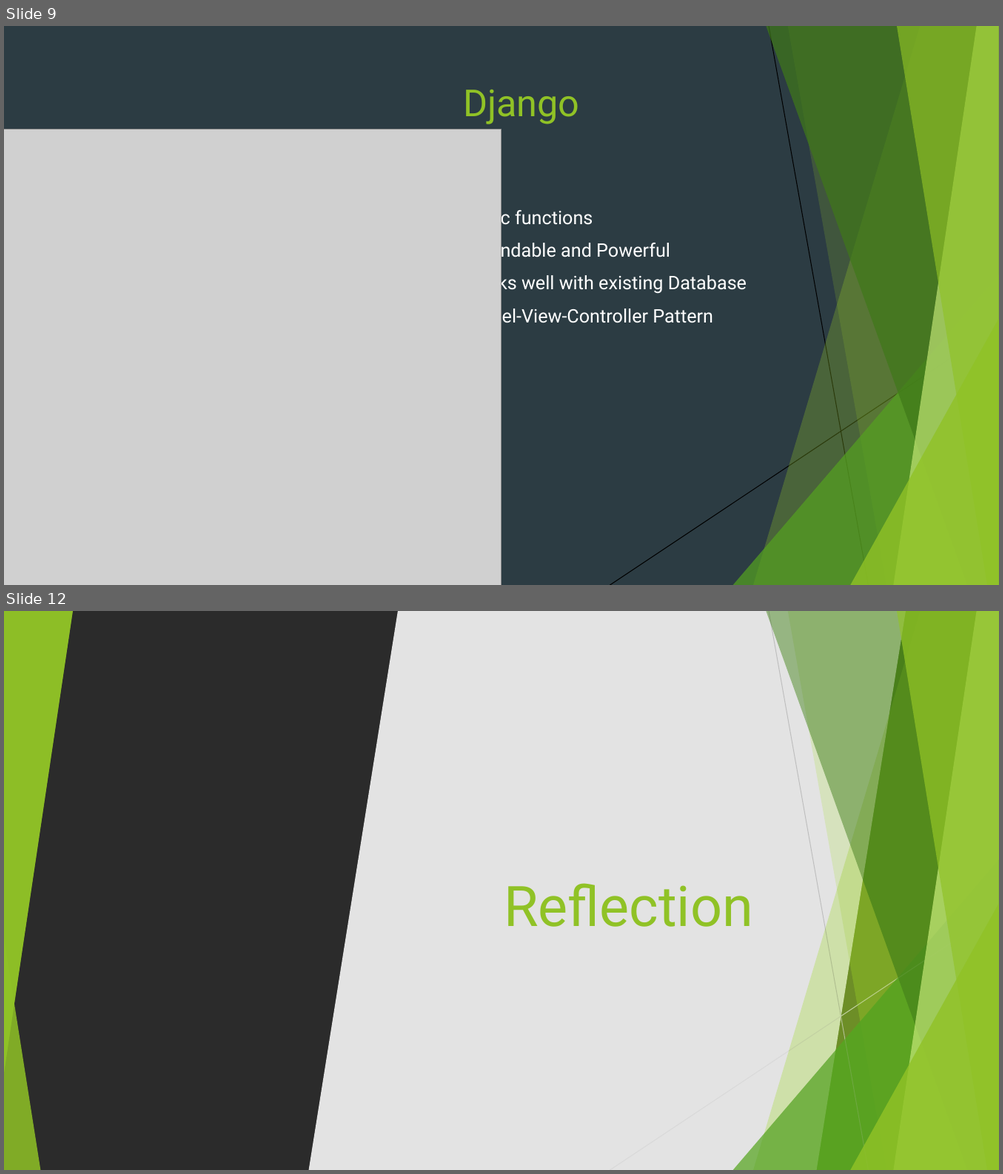
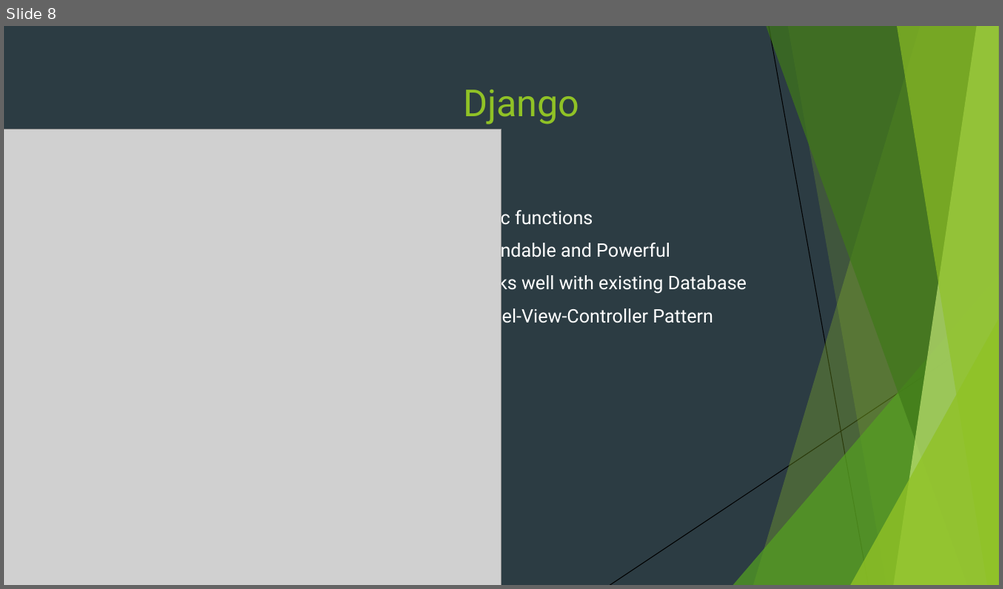
Before and after one commit to Andrew001207/CubeX, a slide deck: docs/presentation/CubeX.pptx. Shown one above the other, each under a label of ours: slides 9 and 12 before the commit, slide 8 after it; the slides between them are not shown. The pictures are 1003x1174 and 1003x589 pixels, drawn with LibreOffice and Linux fonts; fonts in the diff are those of the drawing; grey boxes stand for pictures; background and template pictures are left out; a plain dark background stands for a picture behind light text. Boxes give left, top, right and bottom in pixels: in the first picture for what was removed or moved away, otherwise in the second. Text is boxed around its words. In the diff, an @@ line names an element or a change of style, - is before the commit and + after.

```diff
--- a/docs/presentation/CubeX.pptx
+++ b/docs/presentation/CubeX.pptx
@@ slide 12 removed at [4,611,999,1170], background picture (left out); not listed: 7 template elements that a slide beside it also shows @@
@@ group removed at [4,611,999,1170]: 5 freeform shapes, 3 triangles @@
@@ triangle removed at [4,611,73,1073] @@
@@ parallelogram removed at [308,611,905,1170] @@
@@ freeform shape removed at [753,611,999,1170] @@
@@ freeform shape removed at [765,611,999,1170] @@
@@ line removed from (768, 611) to (868, 1170) @@
@@ freeform shape removed at [788,611,999,1170] @@
@@ freeform shape removed at [893,611,999,1170] @@
@@ freeform shape removed at [896,611,999,1170] @@
@@ triangle removed at [733,860,999,1170] @@
@@ title removed at [504,883,753,927] @@
-Reflection
@@ line removed from (999, 911) to (610, 1170) @@
@@ triangle removed at [850,904,999,1170] @@
@@ triangle removed at [4,939,40,1170] @@
@@ what was slide 9 is now slide 8 @@
```
Also in this commit, not shown: 1 slide changed, 2 slides added, 4 other slides removed.
